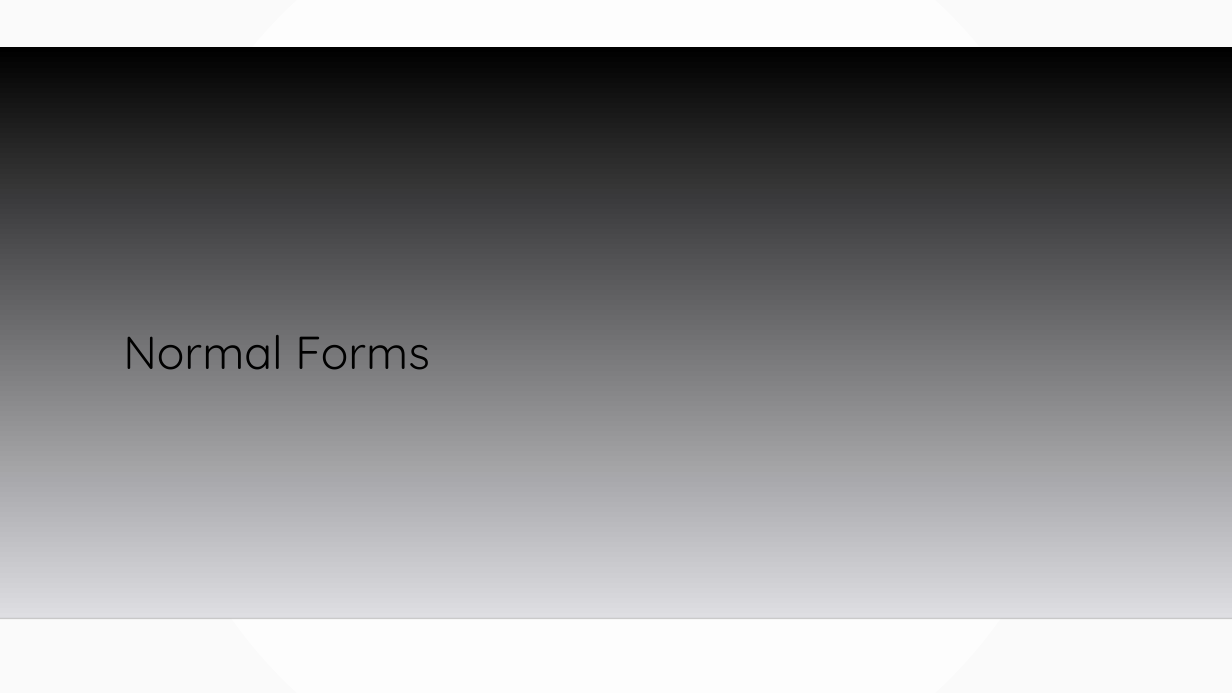
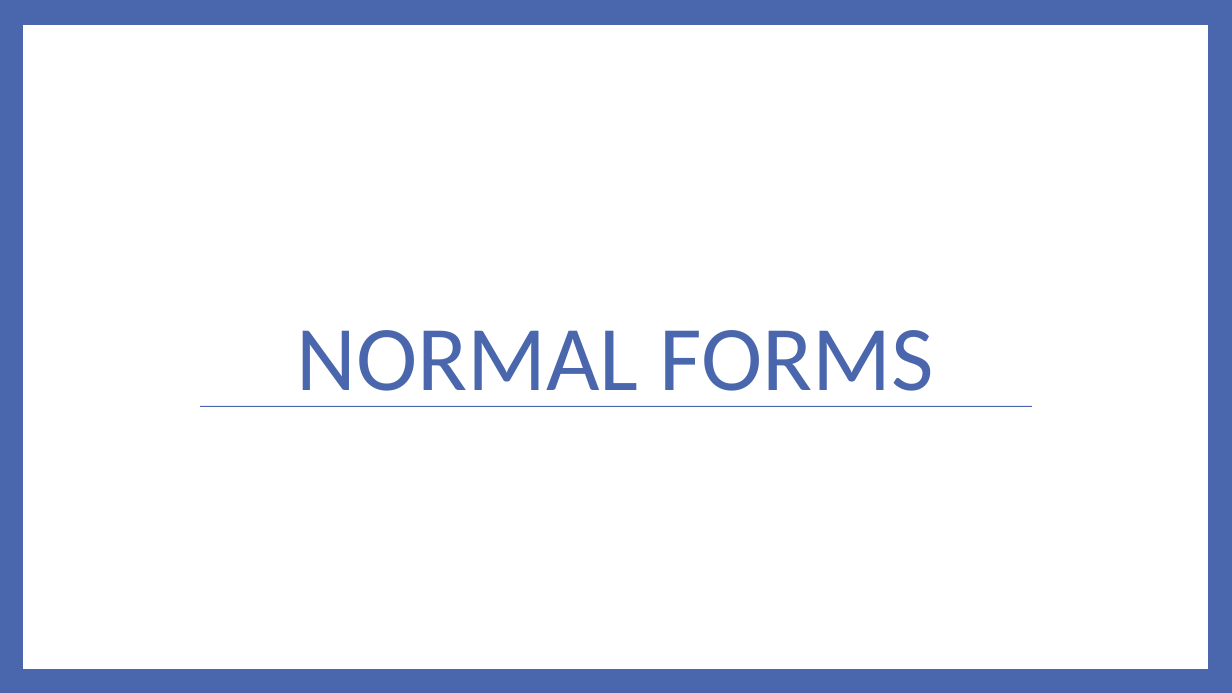
Before and after one commit to MGIS-UMN/GIS5577_week3, a slide deck: slide 25 of Database_Management.odp. Drawn at 1232x693 pixels with LibreOffice and Linux fonts; fonts in the diff are those of the drawing; background and template pictures are left out. Boxes give left, top, right and bottom in pixels: in the first picture for what was removed or moved away, otherwise in the second. Text is boxed around its words. In the diff, an @@ line names an element or a change of style, - is before the commit and + after.

```diff
--- a/Database_Management.odp
+++ b/Database_Management.odp
@@ background gradient #FFFFFF to #FAFAFA to #4A66AC @@
@@ freeform shape resized from (x1=0, y1=47, x2=1232, y2=618) to (x1=23, y1=25, x2=1208, y2=670) @@
@@ freeform shape at (x1=23, y1=25, x2=1208, y2=670): fill gradient #000000 to #DEDEE2 to #FFFFFF @@
@@ title at (x1=297, y1=330, x2=933, y2=407): text changed; size 36 to 72 pt; font Quicksand to Calibri; text colour #000000 to #4A66AC @@
-Normal Forms
+NORMAL FORMS
@@ line added from (201, 407) to (1032, 407), #4A66AC 0.79 pt @@
@@ line removed from (0, 618) to (1232, 618) @@
```
Also in this commit, not shown: 38 other slides changed.
